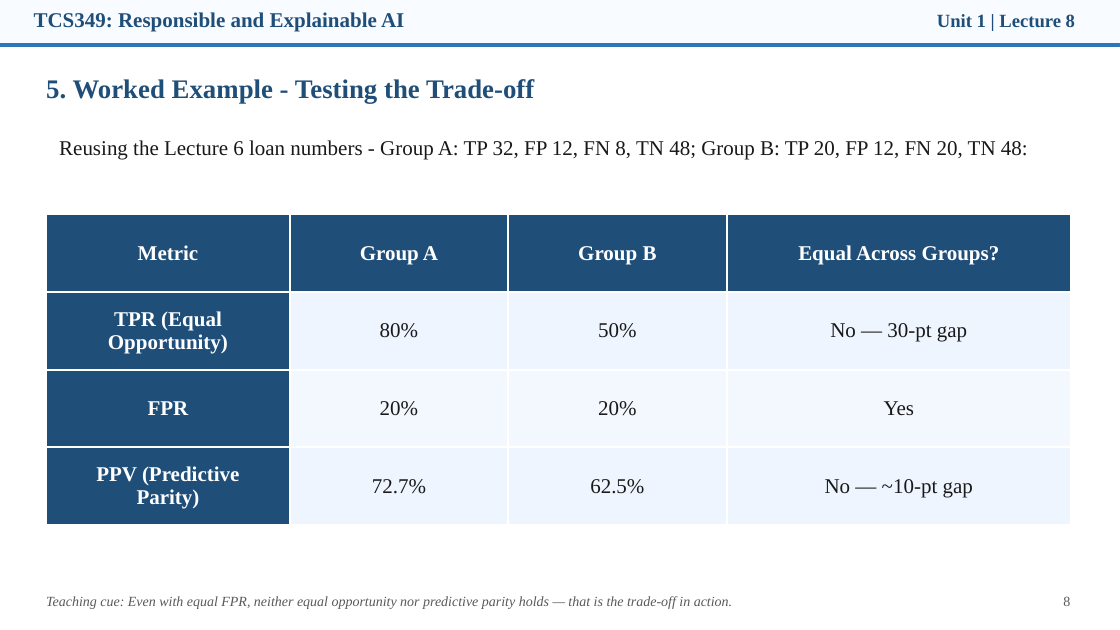
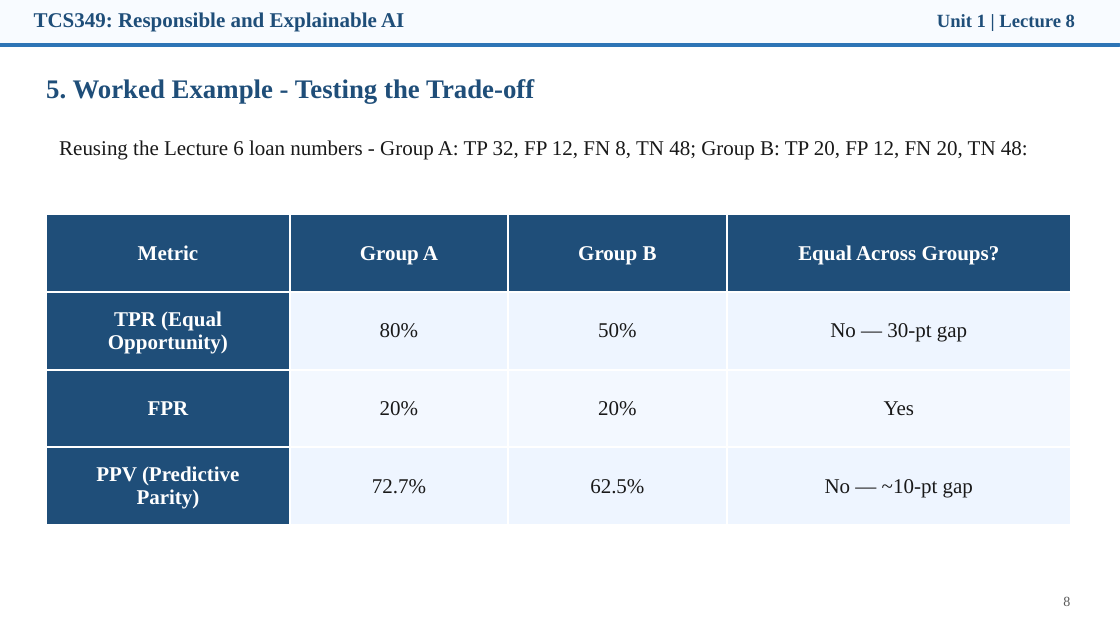
Before and after one commit to manojkaushik/manojkaushik.github.io, a slide deck: slide 6 of assets/TCS349/Unit-1/Lecture8-9_Fairness_Tradeoffs_Mitigation.pptx (slide 8 before the commit). Drawn at 1120x630 pixels with LibreOffice and Linux fonts; fonts in the diff are those of the drawing. Boxes give left, top, right and bottom in pixels: in the first picture for what was removed or moved away, otherwise in the second. Text is boxed around its words. In the diff, an @@ line names an element or a change of style, - is before the commit and + after.

```diff
--- a/assets/TCS349/Unit-1/Lecture8-9_Fairness_Tradeoffs_Mitigation.pptx
+++ b/assets/TCS349/Unit-1/Lecture8-9_Fairness_Tradeoffs_Mitigation.pptx
@@ text removed at bbox=[46, 596, 732, 609] @@
-Teaching cue: Even with equal FPR, neither equal opportunity nor predictive parity holds — that is the trade-off in action.
```
Also in this commit, not shown: 13 other slides changed, 5 slides removed, 28 other files.
